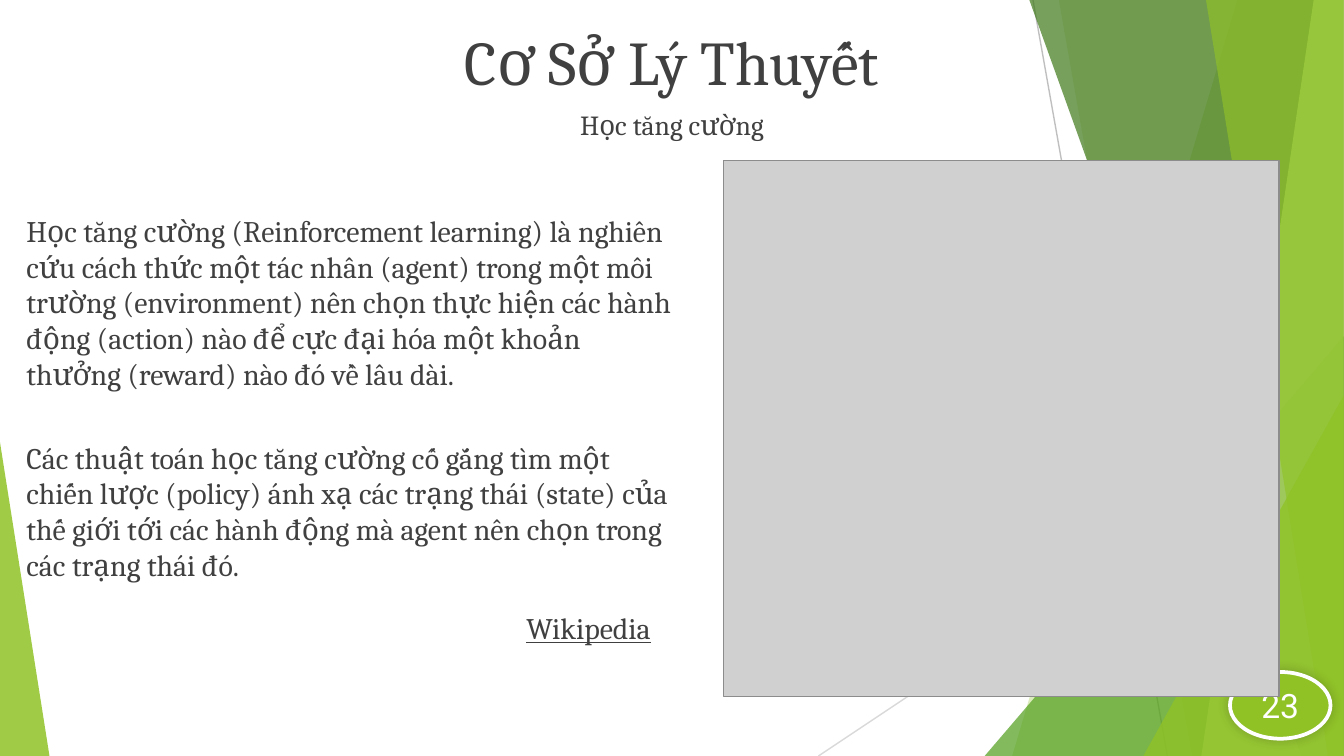
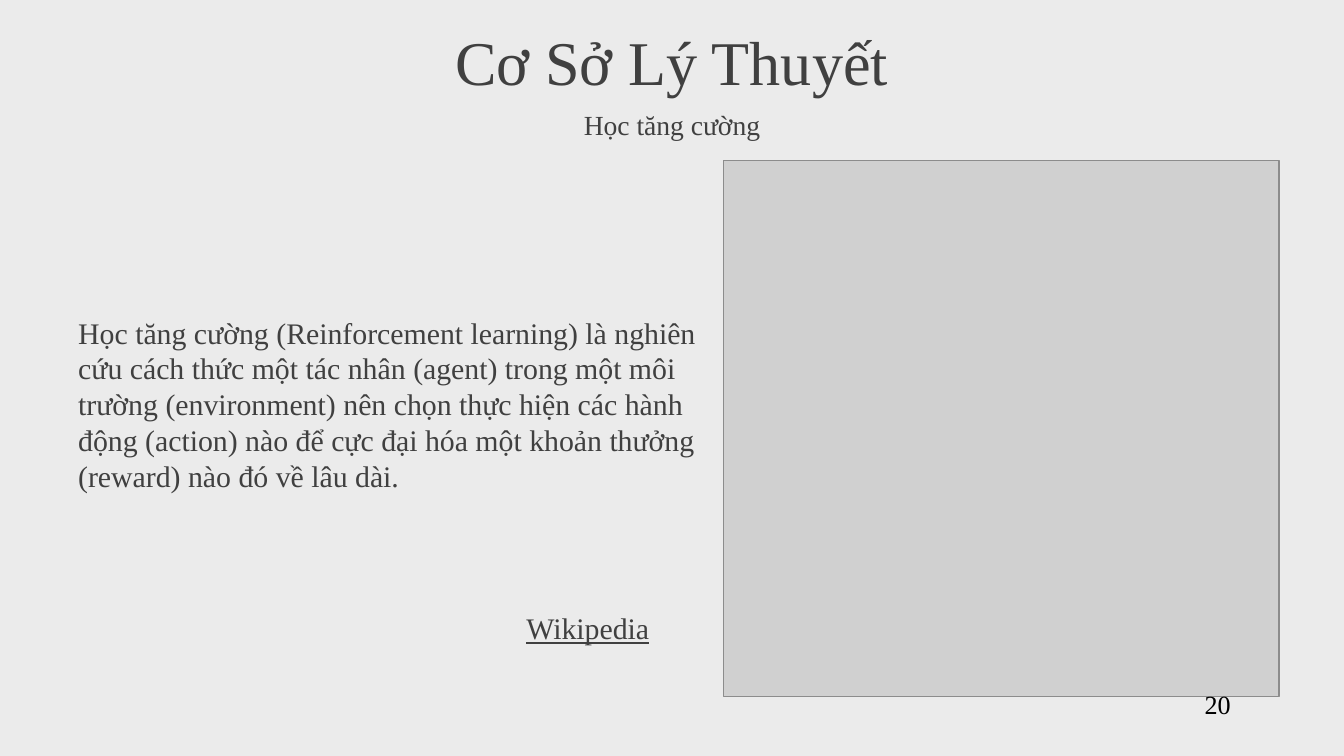
Before and after one commit to vanvibig/BaoCaoLuanVan, a slide deck: slide 20 of LVTN_Vi.pptx. Drawn at 1344x756 pixels with LibreOffice and Linux fonts; fonts in the diff are those of the drawing; grey boxes stand for pictures. Boxes give left, top, right and bottom in pixels: in the first picture for what was removed or moved away, otherwise in the second. Text is boxed around its words. In the diff, an @@ line names an element or a change of style, - is before the commit and + after.

```diff
--- a/LVTN_Vi.pptx
+++ b/LVTN_Vi.pptx
@@ background #FFFFFF to #EBEBEB @@
@@ font Cambria to Times New Roman in 4 elements at [455, 40, 888, 97], [584, 116, 760, 140], [526, 618, 649, 645], [78, 323, 695, 493] @@
@@ text "Học tăng cường (Reinforcement learning) ...": place and size @@
-text "Học tăng cường (Reinforcement learning) ..." at [26, 221, 671, 577]
+text "Học tăng cường (Reinforcement learning) ..." at [78, 323, 695, 493]
@@ group removed at [0, 0, 1344, 756]: 5 freeform shapes, 3 triangles, 2 lines @@
@@ text at [26, 448, 662, 577]: paragraph removed @@
-Các thuật toán học tăng cường cố gắng tìm một chiến lược (policy) ánh xạ các trạng thái (state) của thế giới tới các hành động mà agent nên chọn trong các trạng thái đó.
@@ page number: place and size @@
-page number at [1308, 693, 1333, 720]
+page number at [1205, 696, 1231, 715]
@@ page number at [1205, 696, 1231, 715]: size 12 to 14 pt, font Roboto to Times New Roman @@
@@ ellipse removed at [1230, 672, 1331, 739] @@
-23
```
Also in this commit, not shown: 35 other slides changed, 2 slides added, 1 slide removed, 1 other file.
